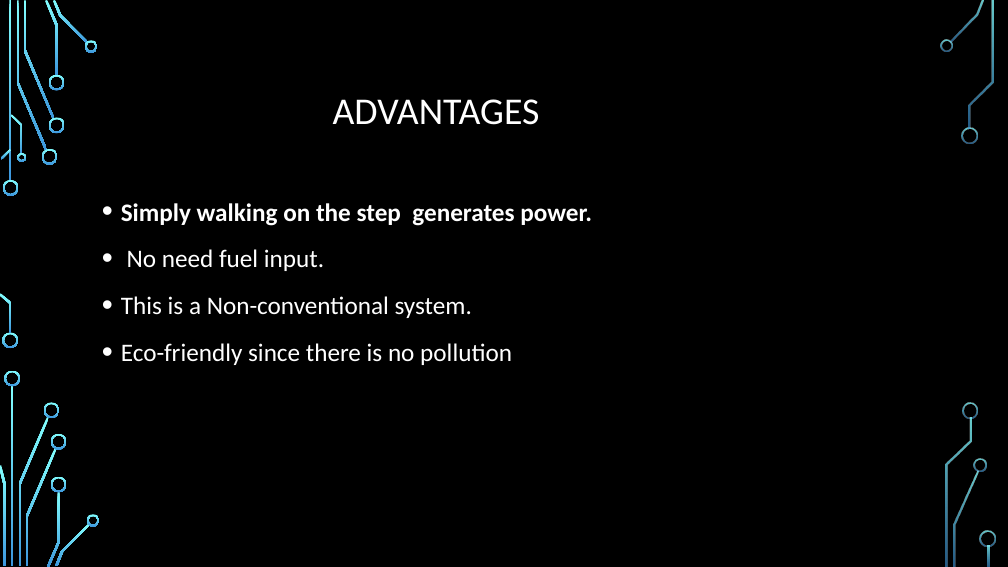
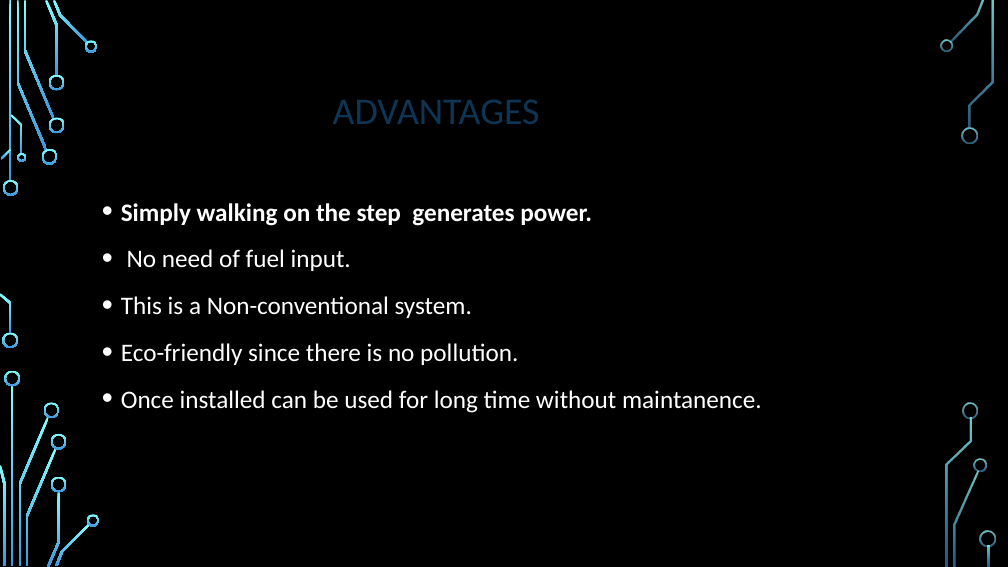
Before and after one commit to Abbashozefa/MINI-PROJECT-SEM1, a slide deck: slide 17 of mini project sem 1.pptx (slide 15 before the commit). Drawn at 1008x567 pixels with LibreOffice and Linux fonts; fonts in the diff are those of the drawing; background and template pictures are left out. Boxes give left, top, right and bottom in pixels: in the first picture for what was removed or moved away, otherwise in the second. Text is boxed around its words. In the diff, an @@ line names an element or a change of style, - is before the commit and + after.

```diff
--- a/mini project sem 1.pptx
+++ b/mini project sem 1.pptx
@@ title "ADVANTAGES" at [333,99,540,124]: text colour #FFFFFF to #0E3554 @@
@@ text at [127,249,351,271]: text changed @@
-• No need fuel input.
+• No need of fuel input.
@@ text at [121,343,762,413]: text changed @@
-• Eco-friendly since there is no pollution
+• Eco-friendly since there is no pollution.
+• Once installed can be used for long time without maintanence.
```
Also in this commit, not shown: 13 other slides changed, 6 slides added, 1 slide removed.
